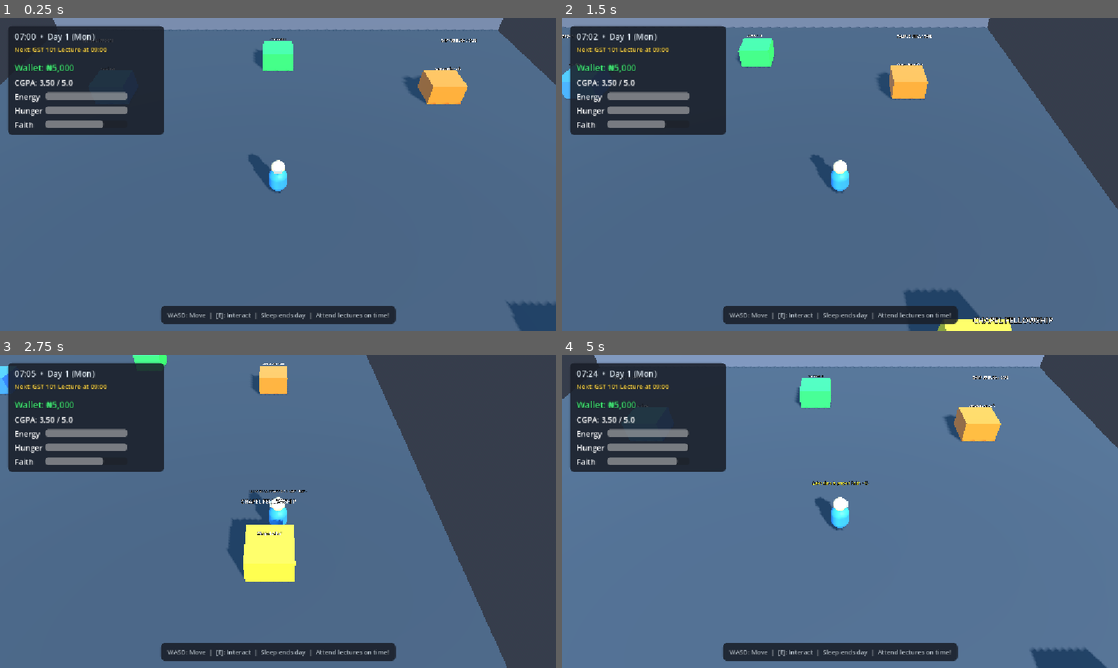
Above: before the commit, frames 1-4 (two rows, left to right).
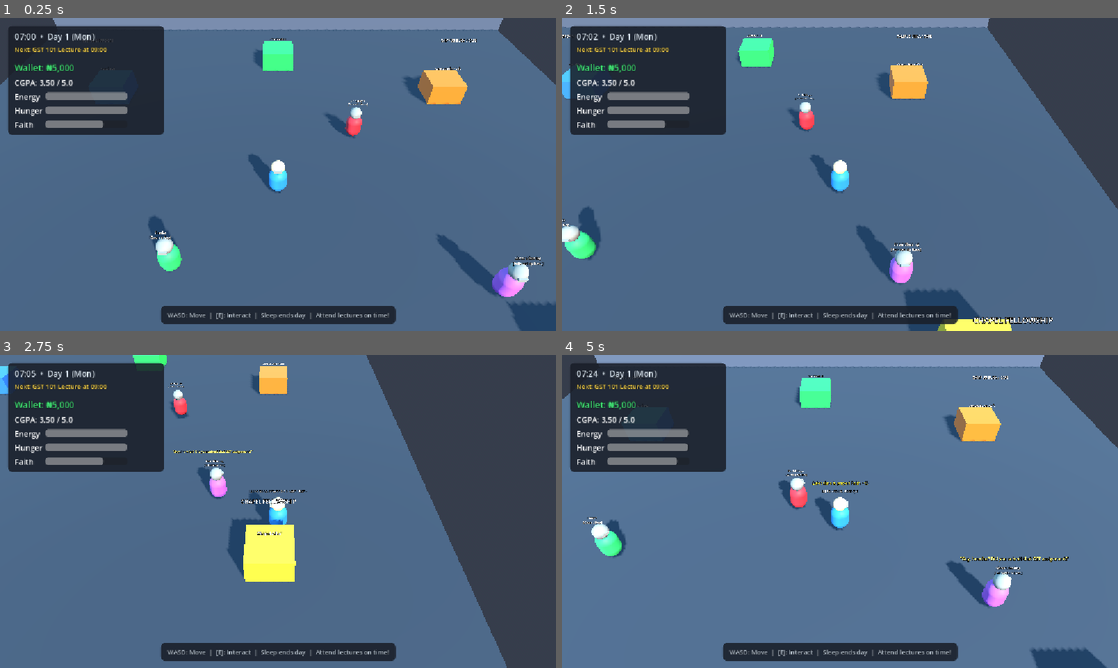
Above: after the commit, the same moments.

Repository: DevMarvellous/godot-game
Game: Godot game, scene res://scenes/main.tscn
The game is run twice, just before and just after one commit, with the same random seed, the same clock (stepped at 60 frames per second) and the same inputs.
Inputs:
- Up to frame 1 (0.25 s): no input
- Up to frame 2 (1.5 s): tap Enter at 0.5 s; hold Right (move_right) 0.53-1.28 s; tap E (interact) at 0.6, 1.35 s; hold Down (move_down) from 1.28 s (still down)
- Up to frame 3 (2.75 s): release Down (move_down) at 2.03 s; hold Right (move_right) from 2.03 s (still down); tap E (interact) at 2.1 s
- Up to frame 4 (5 s): release Right (move_right) at 2.78 s; hold Up (move_up) 2.78-3.53 s; tap E (interact) at 2.85, 3.6, 4.35 s; hold Left (move_left) from 3.53 s (still down)

The runs differ from the first frame. In frame 1, 2.1% of the frame differs, in the area x 26-98%, y 26-90%; in frame 2, 1.9%; in frame 3, 0.7%; in frame 4, 2.0%.

Commit message:
feat: complete Milestone 4 - roaming student and lecturer NPCs with campus dialogue

Diff:
--- a/scenes/main.tscn
+++ b/scenes/main.tscn
@@ -6,6 +6,7 @@
 [ext_resource type="PackedScene" uid="uid://b3object3d01" path="res://scenes/campus_object_3d.tscn" id="4_campus_obj3d"]
 [ext_resource type="PackedScene" path="res://scenes/food_menu.tscn" id="5_food"]
 [ext_resource type="PackedScene" path="res://scenes/study_menu.tscn" id="6_study"]
+[ext_resource type="PackedScene" path="res://scenes/npc_3d.tscn" id="7_npc"]
 
 [sub_resource type="ProceduralSkyMaterial" id="ProceduralSkyMaterial_sky"]
 sky_top_color = Color(0.38, 0.65, 0.98, 1)
@@ -145,6 +146,26 @@
 [node name="ATM" parent="WorldObjects" instance=ExtResource("4_campus_obj3d")]
 transform = Transform3D(1, 0, 0, 0, 1, 0, 0, 0, 1, 0, 0, -12)
 
+[node name="NPCs" type="Node3D" parent="."]
+
+[node name="Emeka" parent="NPCs" instance=ExtResource("7_npc")]
+transform = Transform3D(1, 0, 0, 0, 1, 0, 0, 0, 1, -4, 0.1, 4)
+character_name = "Emeka"
+character_role = "Course Rep"
+shirt_color = Color(0.2, 0.7, 0.4, 1)
+
+[node name="SisterBlessing" parent="NPCs" instance=ExtResource("7_npc")]
+transform = Transform3D(1, 0, 0, 0, 1, 0, 0, 0, 1, 8, 0.1, 5)
+character_name = "Sister Blessing"
+character_role = "Fellowship Exec"
+shirt_color = Color(0.65, 0.35, 0.85, 1)
+
+[node name="DrAdebayo" parent="NPCs" instance=ExtResource("7_npc")]
+transform = Transform3D(1, 0, 0, 0, 1, 0, 0, 0, 1, 4, 0.1, -4)
+character_name = "Dr. Adebayo"
+character_role = "Course Lecturer"
+shirt_color = Color(0.75, 0.2, 0.25, 1)
+
 [node name="Player3D" parent="." instance=ExtResource("2_player3d")]
 transform = Transform3D(1, 0, 0, 0, 1, 0, 0, 0, 1, 0, 0.1, 0)
 
--- /dev/null
+++ b/scenes/npc_3d.tscn
@@ -0,0 +1,72 @@
+[gd_scene load_steps=8 format=3 uid="uid://b3npc3d001"]
+
+[ext_resource type="Script" path="res://scripts/npc_3d.gd" id="1_npc"]
+[ext_resource type="Script" path="res://scripts/npc_interactable.gd" id="2_npc_interact"]
+
+[sub_resource type="CapsuleShape3D" id="CapsuleShape3D_npc"]
+radius = 0.45
+height = 1.8
+
+[sub_resource type="CapsuleMesh" id="CapsuleMesh_npc_body"]
+radius = 0.4
+height = 1.2
+
+[sub_resource type="SphereMesh" id="SphereMesh_npc_head"]
+radius = 0.3
+height = 0.6
+
+[sub_resource type="BoxMesh" id="BoxMesh_npc_visor"]
+size = Vector3(0.3, 0.1, 0.2)
+
+[sub_resource type="SphereShape3D" id="SphereShape3D_trigger"]
+radius = 2.6
+
+[node name="NPC3D" type="CharacterBody3D"]
+collision_layer = 4
+collision_mask = 5
+script = ExtResource("1_npc")
+
+[node name="CollisionShape3D" type="CollisionShape3D" parent="."]
+transform = Transform3D(1, 0, 0, 0, 1, 0, 0, 0, 1, 0, 0.9, 0)
+shape = SubResource("CapsuleShape3D_npc")
+
+[node name="Visuals" type="Node3D" parent="."]
+
+[node name="BodyMesh" type="MeshInstance3D" parent="Visuals"]
+transform = Transform3D(1, 0, 0, 0, 1, 0, 0, 0, 1, 0, 0.7, 0)
+mesh = SubResource("CapsuleMesh_npc_body")
+
+[node name="HeadMesh" type="MeshInstance3D" parent="Visuals"]
+transform = Transform3D(1, 0, 0, 0, 1, 0, 0, 0, 1, 0, 1.45, 0)
+mesh = SubResource("SphereMesh_npc_head")
+
+[node name="FaceIndicator" type="MeshInstance3D" parent="Visuals"]
+transform = Transform3D(1, 0, 0, 0, 1, 0, 0, 0, 1, 0, 1.45, 0.25)
+mesh = SubResource("BoxMesh_npc_visor")
+
+[node name="NameLabel" type="Label3D" parent="."]
+transform = Transform3D(1, 0, 0, 0, 1, 0, 0, 0, 1, 0, 2.1, 0)
+billboard = 1
+text = "Student"
+font_size = 24
+outline_size = 5
+
+[node name="SpeechLabel" type="Label3D" parent="."]
+transform = Transform3D(1, 0, 0, 0, 1, 0, 0, 0, 1, 0, 2.75, 0)
+billboard = 1
+modulate = Color(1, 0.95, 0.4, 1)
+text = "\"Dialogue\""
+font_size = 28
+outline_size = 7
+
+[node name="SpeechTimer" type="Timer" parent="."]
+one_shot = true
+
+[node name="InteractArea" type="Area3D" parent="."]
+collision_layer = 2
+collision_mask = 1
+script = ExtResource("2_npc_interact")
+
+[node name="TriggerShape" type="CollisionShape3D" parent="InteractArea"]
+transform = Transform3D(1, 0, 0, 0, 1, 0, 0, 0, 1, 0, 0.9, 0)
+shape = SubResource("SphereShape3D_trigger")
--- /dev/null
+++ b/scripts/npc_3d.gd
@@ -0,0 +1,141 @@
+class_name NPC3D
+extends CharacterBody3D
+
+## Lightweight campus student & lecturer NPC.
+## Moves between waypoints and provides Nigerian campus banter when talked to.
+
+@export var character_name: String = "Student"
+@export var character_role: String = "Course Mate"
+@export var shirt_color: Color = Color(0.85, 0.45, 0.2, 1.0)
+@export var move_speed: float = 3.2
+@export var patrol_radius: float = 8.0
+@export var dialogues: Array[String] = [
+	"Guy, how far? Did you submit that GST assignment?",
+	"This cafeteria price is increasing everyday o!",
+	"Have you seen the past questions for this course?",
+	"I need to read before this lecturer catches me unprepared."
+]
+
+@onready var visual_root: Node3D = $Visuals
+@onready var body_mesh: MeshInstance3D = $Visuals/BodyMesh
+@onready var name_label: Label3D = $NameLabel
+@onready var speech_label: Label3D = $SpeechLabel
+@onready var speech_timer: Timer = $SpeechTimer
+@onready var interact_area: Area3D = $InteractArea
+
+var spawn_origin: Vector3 = Vector3.ZERO
+var target_destination: Vector3 = Vector3.ZERO
+var wait_timer: float = 0.0
+var is_moving: bool = false
+var current_player: CharacterBody3D = null
+
+
+func _ready() -> void:
+	spawn_origin = global_position
+	target_destination = spawn_origin
+	wait_timer = randf_range(1.0, 3.0)
+
+	# Visual setup
+	if name_label:
+		name_label.text = "%s\n[%s]" % [character_name, character_role]
+	if speech_label:
+		speech_label.visible = false
+	if speech_timer:
+		speech_timer.timeout.connect(_on_speech_timeout)
+
+	# Shirt color
+	if body_mesh:
+		var mat: StandardMaterial3D = StandardMaterial3D.new()
+		mat.albedo_color = shirt_color
+		mat.roughness = 0.6
+		body_mesh.set_surface_override_material(0, mat)
+
+	# Interaction trigger setup
+	if interact_area:
+		interact_area.body_entered.connect(_on_body_entered)
+		interact_area.body_exited.connect(_on_body_exited)
+
+
+func _physics_process(delta: float) -> void:
+	if not is_on_floor():
+		velocity.y -= 20.0 * delta
+	else:
+		velocity.y = 0.0
+
+	# If currently chatting with player, stop walking
+	if speech_label and speech_label.visible:
+		velocity.x = move_toward(velocity.x, 0.0, 10.0 * delta)
+		velocity.z = move_toward(velocity.z, 0.0, 10.0 * delta)
+		move_and_slide()
+		return
+
+	if is_moving:
+		var dir_to_target: Vector3 = target_destination - global_position
+		dir_to_target.y = 0.0
+		var dist: float = dir_to_target.length()
+
+		if dist < 0.6:
+			# Reached destination, wait
+			is_moving = false
+			velocity.x = 0.0
+			velocity.z = 0.0
+			wait_timer = randf_range(3.0, 7.0)
+		else:
+			var move_dir: Vector3 = dir_to_target.normalized()
+			velocity.x = move_dir.x * move_speed
+			velocity.z = move_dir.z * move_speed
+
+			# Turn toward walking direction
+			var angle: float = atan2(-move_dir.x, -move_dir.z)
+			visual_root.rotation.y = lerp_angle(visual_root.rotation.y, angle, 8.0 * delta)
+	else:
+		wait_timer -= delta
+		velocity.x = move_toward(velocity.x, 0.0, 8.0 * delta)
+		velocity.z = move_toward(velocity.z, 0.0, 8.0 * delta)
+		if wait_timer <= 0.0:
+			_pick_new_waypoint()
+
+	move_and_slide()
+
+
+func _pick_new_waypoint() -> void:
+	var random_offset: Vector2 = Vector2(randf_range(-1.0, 1.0), randf_range(-1.0, 1.0)).normalized() * randf_range(2.0, patrol_radius)
+	target_destination = spawn_origin + Vector3(random_offset.x, 0.0, random_offset.y)
+	is_moving = true
+
+
+func _on_body_entered(body: Node3D) -> void:
+	if body is CharacterBody3D and body.has_method("set_interaction_target"):
+		current_player = body as CharacterBody3D
+		# Pass dummy interactable proxy
+		var proxy: Dictionary = {"prompt_message": "[E] Talk to %s" % character_name}
+		# Player can talk
+
+
+func _on_body_exited(body: Node3D) -> void:
+	if body == current_player:
+		current_player = null
+
+
+func talk() -> void:
+	if dialogues.is_empty():
+		return
+
+	var line: String = dialogues.pick_random()
+	if speech_label:
+		speech_label.text = "\"%s\"" % line
+		speech_label.visible = true
+	if speech_timer:
+		speech_timer.start(4.0)
+
+	# Face the player if nearby
+	if current_player:
+		var to_player: Vector3 = current_player.global_position - global_position
+		to_player.y = 0.0
+		if to_player.length_squared() > 0.01:
+			visual_root.rotation.y = atan2(-to_player.normalized().x, -to_player.normalized().z)
+
+
+func _on_speech_timeout() -> void:
+	if speech_label:
+		speech_label.visible = false
--- /dev/null
+++ b/scripts/npc_interactable.gd
@@ -0,0 +1,19 @@
+class_name NPCInteractable
+extends Interactable3D
+
+## Interaction bridge for NPC conversations.
+
+func _ready() -> void:
+	super._ready()
+	var npc: Node = get_parent()
+	if npc:
+		var n_name: String = String(npc.get("character_name")) if "character_name" in npc else "Student"
+		prompt_message = "[E] Talk to %s" % n_name
+		object_name = n_name
+
+
+func interact(player: CharacterBody3D) -> void:
+	super.interact(player)
+	var npc: Node = get_parent()
+	if npc and npc.has_method("talk"):
+		npc.talk()
Not shown, changed: GEMINI.md
Not shown, changed: PLAN.md
